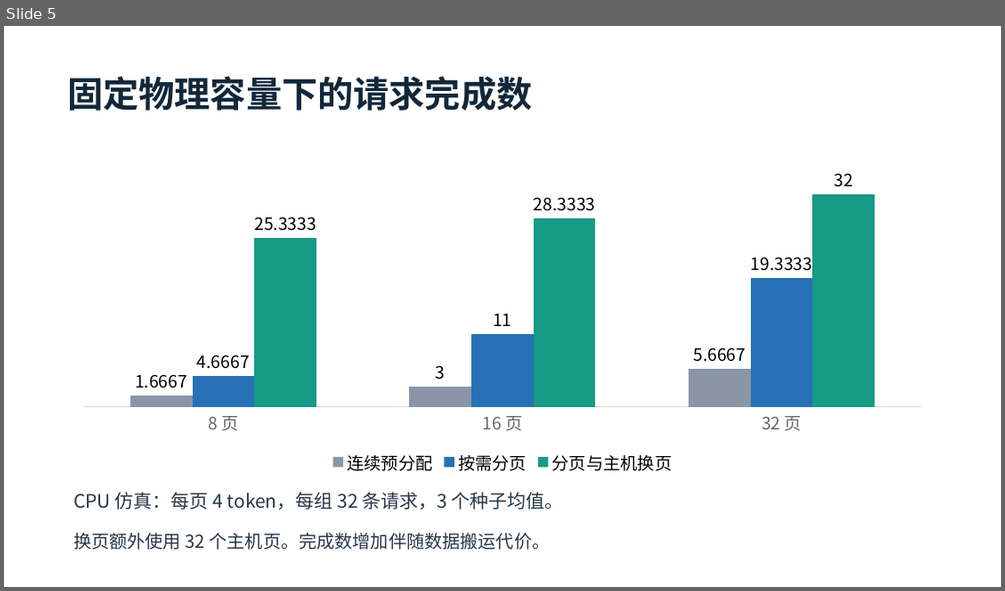
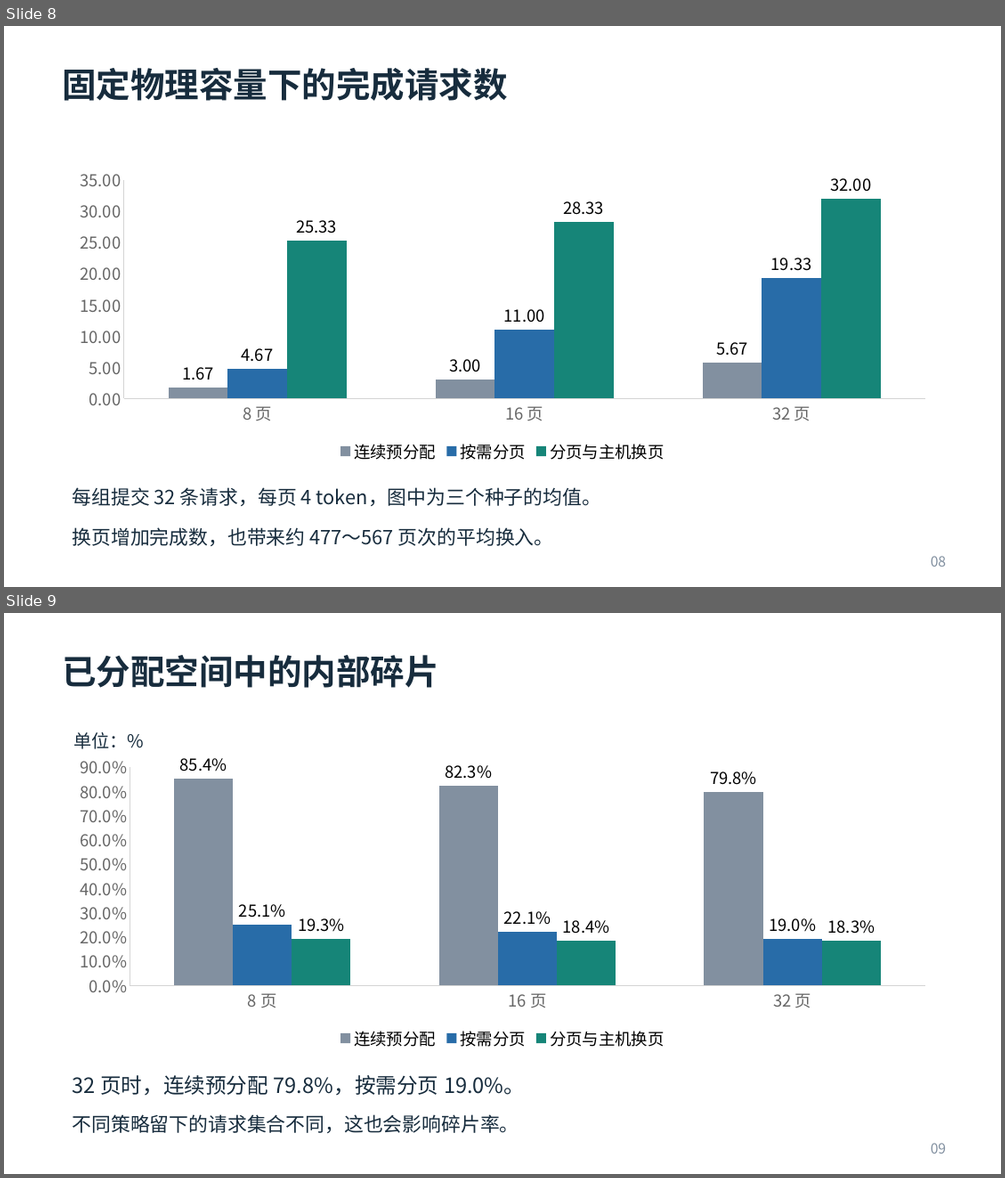
Before and after one commit to RiceXi/Professional-Internship, a slide deck: docs/任务一答辩.pptx. Shown one above the other, each under a label of ours: slide 5 before the commit, slides 8 and 9 after it. The pictures are 1005x591 and 1005x1178 pixels, drawn with LibreOffice and Linux fonts; fonts in the diff are those of the drawing. Boxes give left, top, right and bottom in pixels: in the first picture for what was removed or moved away, otherwise in the second. Text is boxed around its words. In the diff, an @@ line names an element or a change of style, - is before the commit and + after.

```diff
--- a/docs/任务一答辩.pptx
+++ b/docs/任务一答辩.pptx
@@ slide 9 added at [4, 613, 1001, 1174], background #FFFFFF @@
@@ text added at [62, 655, 438, 688], 33 pt, text #172C3D, bold @@
+已分配空间中的内部碎片
@@ text added at [73, 732, 144, 749], 17.2 pt, text #172C3D @@
+单位：%
@@ column chart added at [63, 749, 942, 1053] @@
+categories: 8 页, 16 页, 32 页
+连续预分配: 85.4, 82.3, 79.8
+按需分页: 25.1, 22.1, 19
+分页与主机换页: 19.3, 18.4, 18.3
@@ text added at [73, 1075, 525, 1095], 20.2 pt, text #172C3D @@
+32 页时，连续预分配 79.8%，按需分页 19.0%。
@@ text added at [73, 1114, 519, 1133], 18.8 pt, text #172C3D @@
+不同策略留下的请求集合不同，这也会影响碎片率。
@@ text added at [930, 1143, 946, 1153], 13.5 pt, text #8290A0 @@
+09
@@ what was slide 5 is now slide 8 @@
@@ slide 8 changed as well @@
@@ text at [62, 68, 507, 101]: text changed; size 34.5 to 33 pt; text colour #12283A to #172C3D @@
-固定物理容量下的请求完成数
+固定物理容量下的完成请求数
@@ column chart at [63, 162, 942, 466] @@
@@ 连续预分配, 8 页: 1.6667 to 1.67 @@
@@ 连续预分配, 32 页: 5.6667 to 5.67 @@
@@ colour of 连续预分配 #8A96A8 to #8290A0 @@
@@ data labels of 连续预分配 changed @@
@@ 按需分页, 8 页: 4.6667 to 4.67 @@
@@ 按需分页, 32 页: 19.3333 to 19.33 @@
@@ colour of 按需分页 #2771B6 to #286CA8 @@
@@ data labels of 按需分页 changed @@
@@ 分页与主机换页, 8 页: 25.3333 to 25.33 @@
@@ 分页与主机换页, 16 页: 28.3333 to 28.33 @@
@@ colour of 分页与主机换页 #159B86 to #168578 @@
@@ data labels of 分页与主机换页 changed @@
@@ legend changed @@
@@ category axis changed @@
@@ value axis changed @@
@@ column chart: place and size @@
-column chart at [66, 167, 938, 478]
+column chart at [63, 162, 942, 466]
@@ text at [73, 487, 601, 506]: text changed; size 18 to 18.8 pt; text colour #263748 to #172C3D @@
-CPU 仿真：每页 4 token，每组 32 条请求，3 个种子均值。
+每组提交 32 条请求，每页 4 token，图中为三个种子的均值。
@@ text at [73, 527, 554, 546]: text changed; size 17.2 to 18.8 pt; text colour #263748 to #172C3D @@
-换页额外使用 32 个主机页。完成数增加伴随数据搬运代价。
+换页增加完成数，也带来约 477～567 页次的平均换入。
@@ text added at [930, 556, 946, 566], 13.5 pt, text #8290A0 @@
+08
```
Also in this commit, not shown: 1 other slide changed, 10 other slides added, 6 slides removed, 4 other files.
